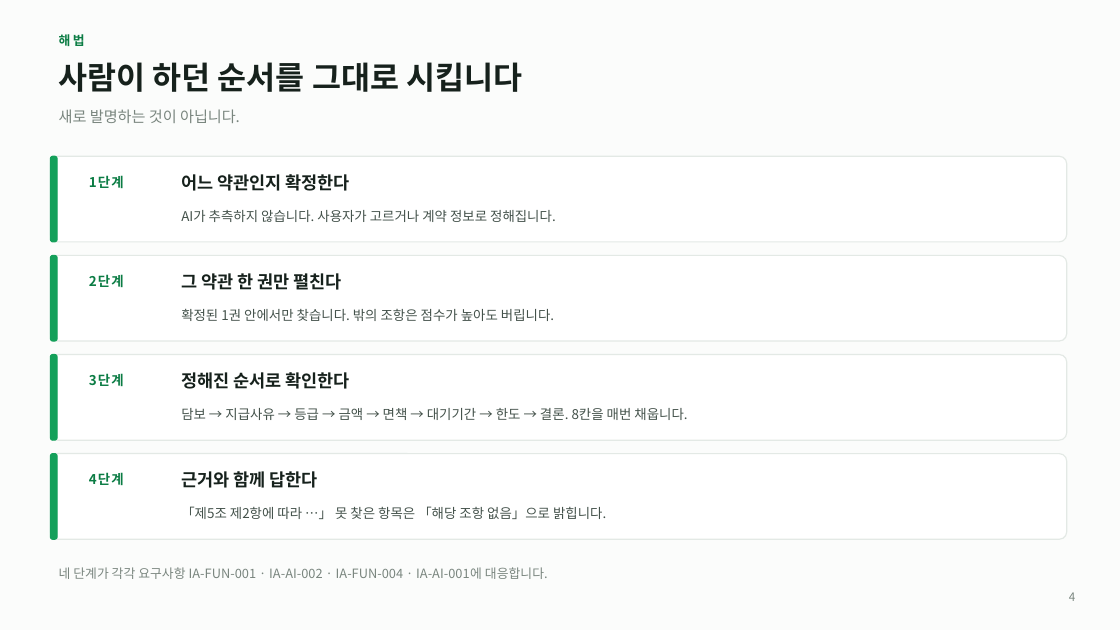
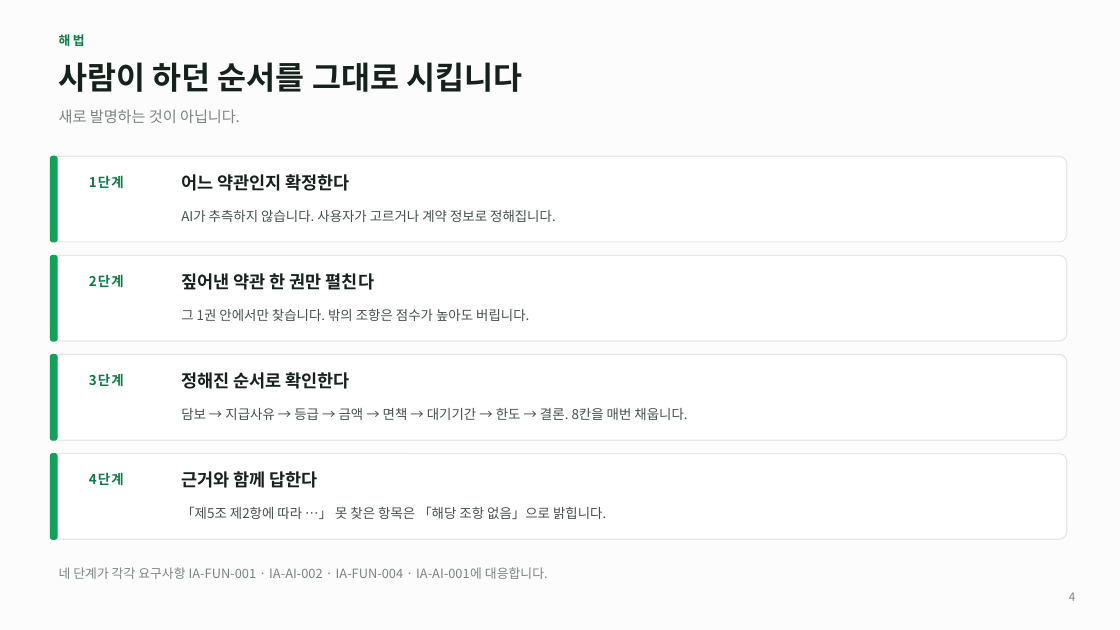
Before and after one commit to acathy870928-hash/chacha6377, a slide deck: slide 4 of docs/Insurance_AI_상담설계.pptx. Drawn at 1120x630 pixels with LibreOffice and Linux fonts; fonts in the diff are those of the drawing. Boxes give left, top, right and bottom in pixels: in the first picture for what was removed or moved away, otherwise in the second. Text is boxed around its words. In the diff, an @@ line names an element or a change of style, - is before the commit and + after.

```diff
--- a/docs/Insurance_AI_상담설계.pptx
+++ b/docs/Insurance_AI_상담설계.pptx
@@ text at (181,273,374,290): text changed @@
-그 약관 한 권만 펼친다
+짚어낸 약관 한 권만 펼친다
@@ text at (181,309,529,321): text changed @@
-확정된 1권 안에서만 찾습니다. 밖의 조항은 점수가 높아도 버립니다.
+그 1권 안에서만 찾습니다. 밖의 조항은 점수가 높아도 버립니다.
```
Also in this commit, not shown: 6 other slides changed, 5 other files.
